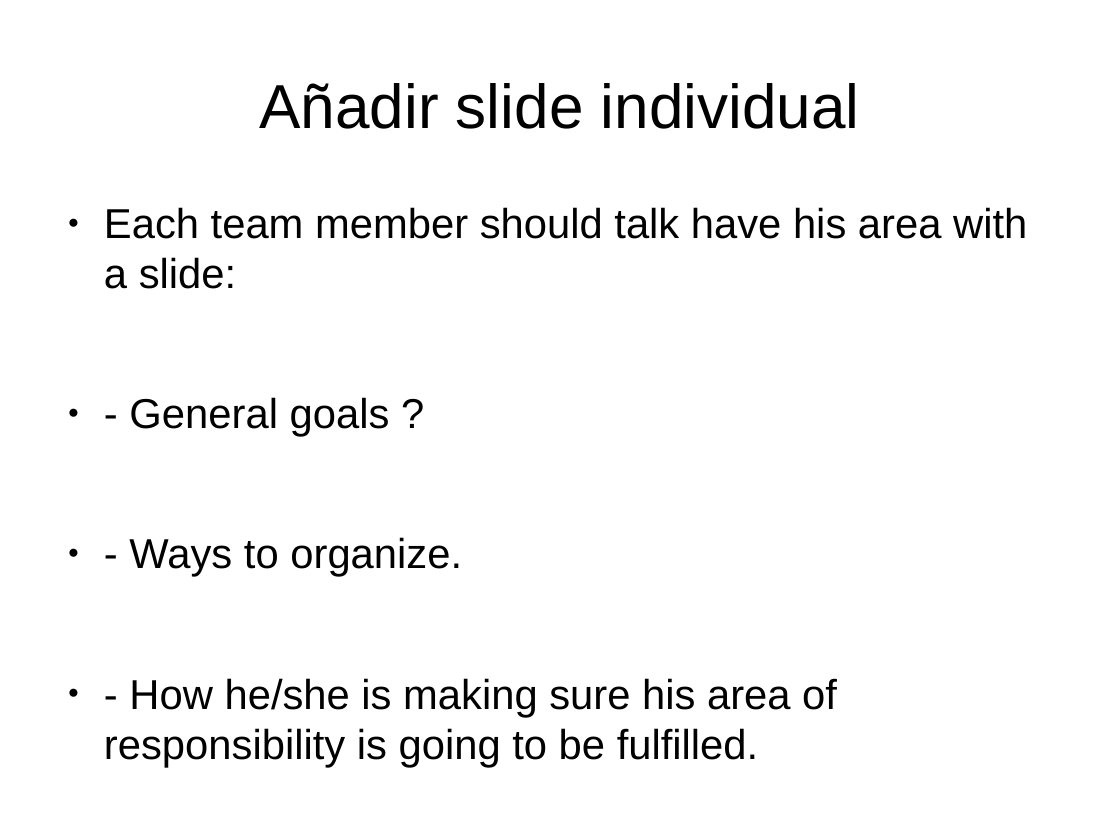
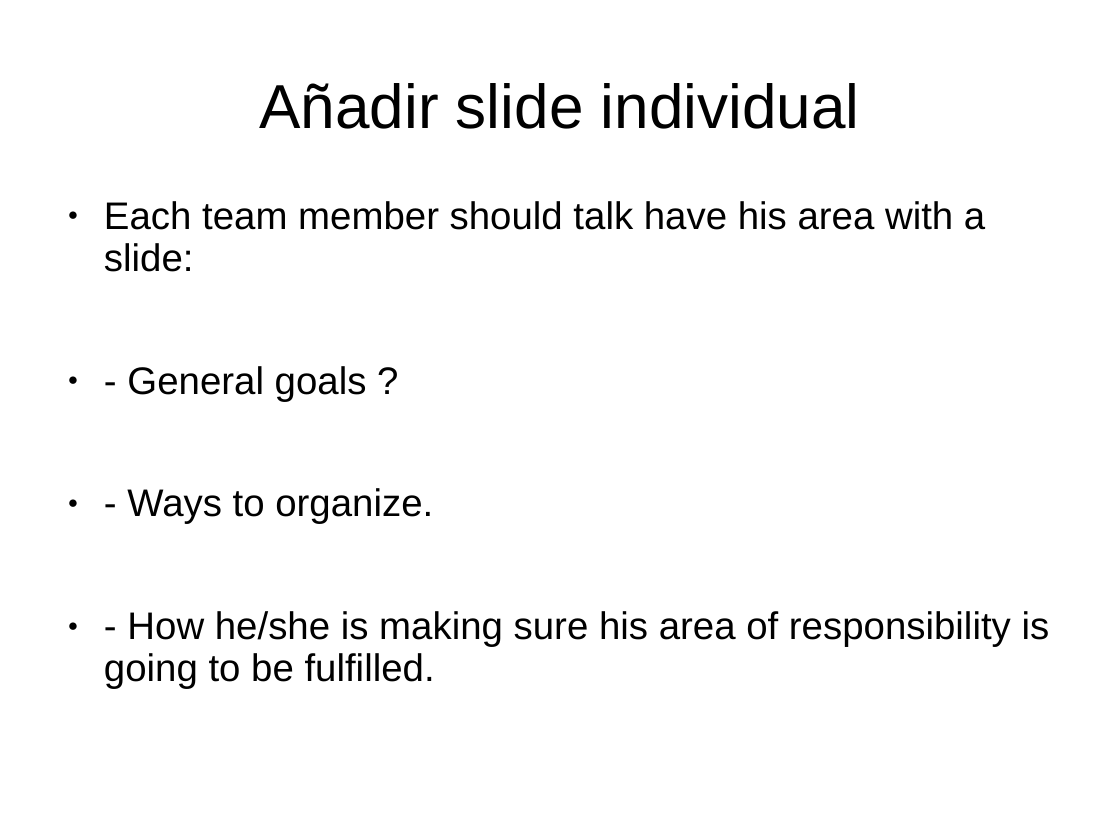
Before and after one commit to carcasanchez/ALinkBetweenAges, a slide deck: slide 3 of DuckDevPresentation.odp. Drawn at 1120x840 pixels with LibreOffice and Linux fonts; fonts in the diff are those of the drawing. Boxes give left, top, right and bottom in pixels: in the first picture for what was removed or moved away, otherwise in the second. Text is boxed around its words. In the diff, an @@ line names an element or a change of style, - is before the commit and + after.

Commit message:
Design Team Presentation scheme

```diff
--- a/DuckDevPresentation.odp
+++ b/DuckDevPresentation.odp
@@ text "Each team member should talk ..." at box(104, 201, 1050, 689): size 29.6 to 27.2 pt; indent changed; line spacing 1 to 0.9 @@
```
Also in this commit, not shown: 3 other slides changed, 1 slide added.
